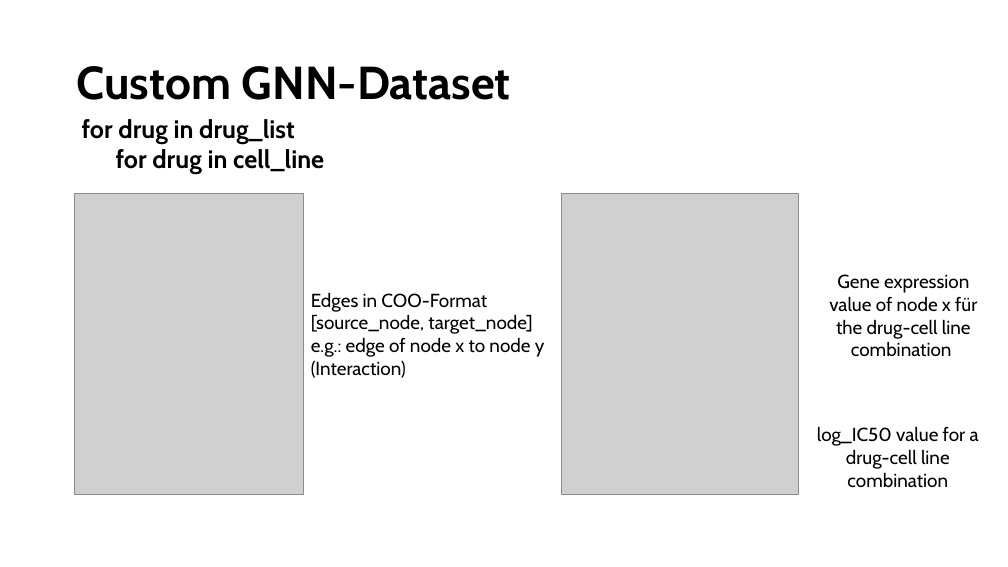
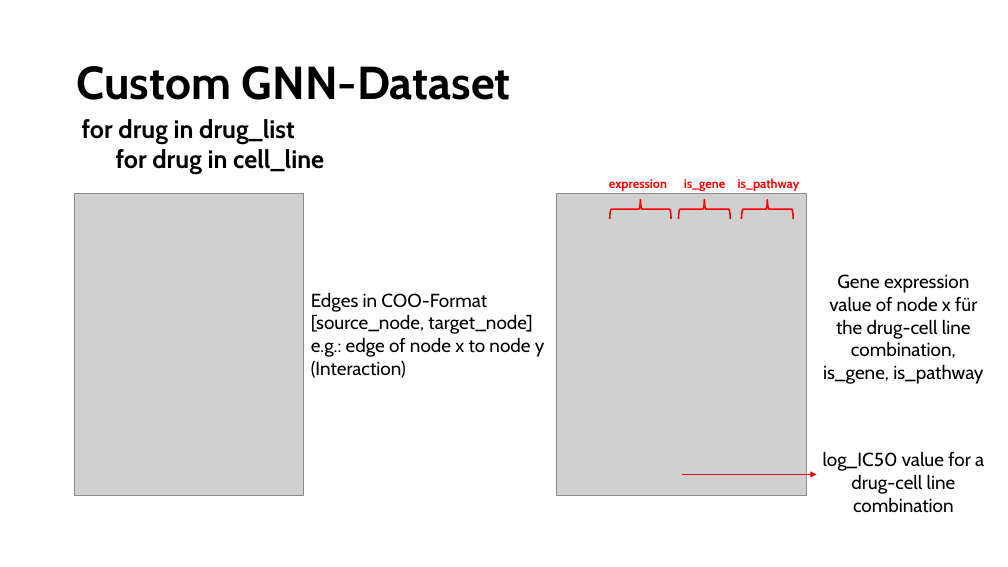
Before and after one commit to txm0324/Bachelor-Thesis, a slide deck: slide 11 of Overview_Network.pptx (slide 9 before the commit). Drawn at 1008x567 pixels with LibreOffice and Linux fonts; fonts in the diff are those of the drawing; grey boxes stand for pictures. Boxes give left, top, right and bottom in pixels: in the first picture for what was removed or moved away, otherwise in the second. Text is boxed around its words. In the diff, an @@ line names an element or a change of style, - is before the commit and + after.

Commit message:
Update pptx

```diff
--- a/Overview_Network.pptx
+++ b/Overview_Network.pptx
@@ text added at [609, 179, 667, 191], 12 pt, text #FF0000, bold @@
+expression
@@ text added at [684, 179, 726, 191], 12 pt, text #FF0000, bold @@
+is_gene
@@ text added at [738, 178, 800, 191], 12 pt, text #FF0000, bold @@
+is_pathway
@@ picture: place and size @@
-picture at [562, 194, 799, 495]
+picture at [557, 194, 807, 495]
@@ left brace added at [610, 199, 671, 219], outline #FF0000 1.5 pt @@
@@ left brace added at [679, 199, 730, 219], outline #FF0000 1.5 pt @@
@@ left brace added at [742, 199, 793, 219], outline #FF0000 1.5 pt @@
@@ text at [823, 274, 983, 384]: text changed @@
-Gene expression value of node x für the drug-cell line combination
+Gene expression value of node x für the drug-cell line combination, is_gene, is_pathway
@@ text "log_IC50 value for a drug-cell ...": place and size @@
-text "log_IC50 value for a drug-cell ..." at [817, 426, 979, 488]
+text "log_IC50 value for a drug-cell ..." at [823, 451, 984, 513]
@@ arrow added from (682, 475) to (817, 475), #FF0000 1.5 pt @@
```
Also in this commit, not shown: 1 other slide changed, 6 slides added, 2 other files.
